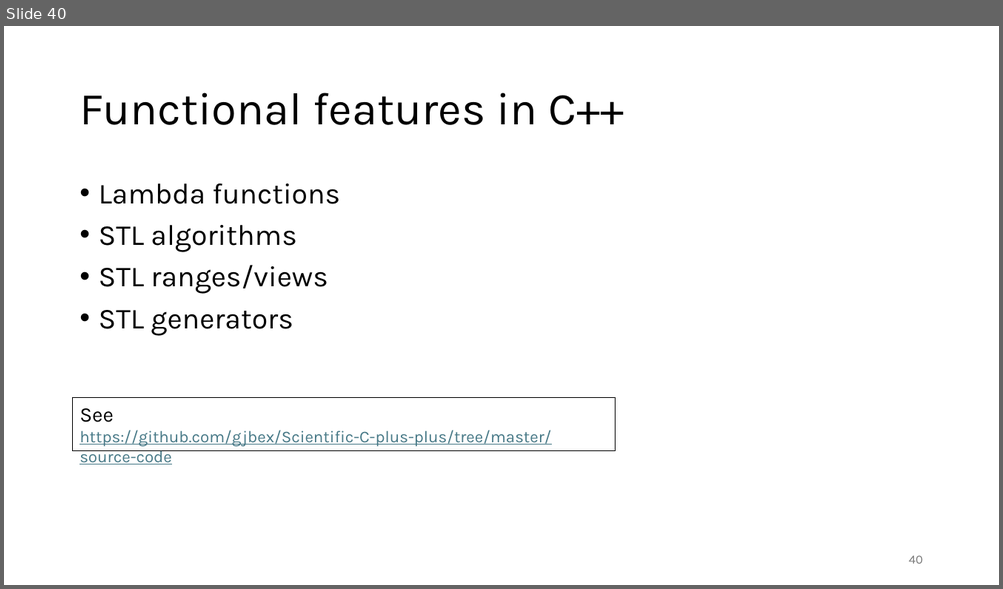
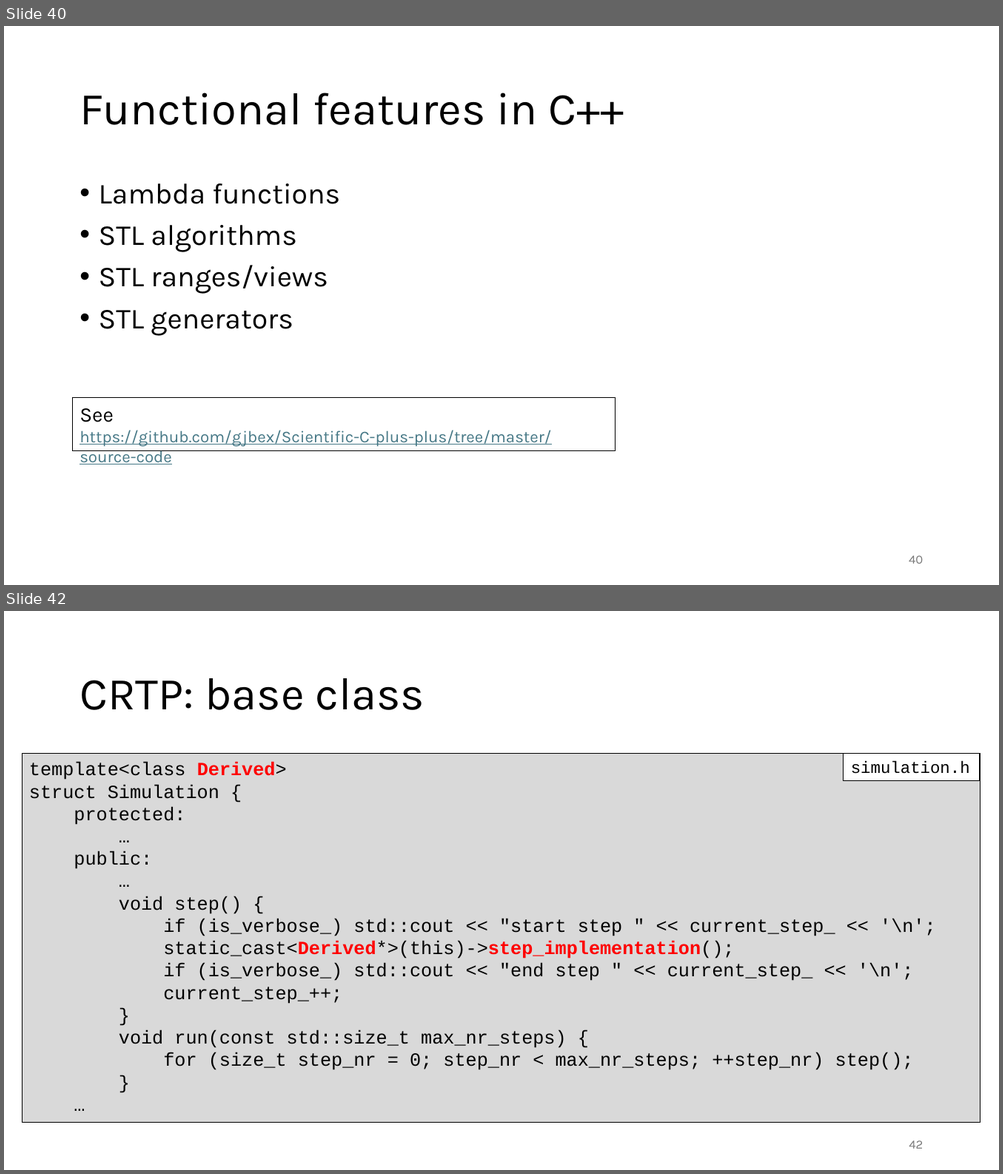
Before and after one commit to gjbex/C-plus-plus-software-engineering, a slide deck: cpp_software_engineering.pptx. Shown one above the other, each under a label of ours: slide 40 before the commit, slides 40 and 42 after it; the slides between them are not shown. The pictures are 1003x589 and 1003x1174 pixels, drawn with LibreOffice and Linux fonts; fonts in the diff are those of the drawing. Boxes give left, top, right and bottom in pixels: in the first picture for what was removed or moved away, otherwise in the second. Text is boxed around its words. In the diff, an @@ line names an element or a change of style, - is before the commit and + after.

Commit message:
Add slides on CRTP

```diff
--- a/cpp_software_engineering.pptx
+++ b/cpp_software_engineering.pptx
@@ slide 42 added at [4,611,999,1170], background #FFFFFF @@
@@ title added at [79,678,424,710], 44 pt, text #000000 @@
+CRTP: base class
@@ rectangle added at [22,754,981,1123], fill #D9D9D9, outline #000000 0.75 pt, 18 pt, text #000000 @@
+template<class Derived>
+struct Simulation {
+protected:
+…
+public:
+…
+void step() {
+if (is_verbose_) std::cout << "start step " << current_step_ << '\n';
+static_cast<Derived*>(this)->step_implementation();
+if (is_verbose_) std::cout << "end step " << current_step_ << '\n';
+current_step_++;
+}
+void run(const std::size_t max_nr_steps) {
+for (size_t step_nr = 0; step_nr < max_nr_steps; ++step_nr) step();
+}
+…
@@ rectangle added at [843,754,979,781], fill #FFFFFF, outline #000000 0.75 pt, 16 pt, text #000000 @@
+simulation.h
@@ page number added at [908,1141,922,1149], 12 pt, text #797979 @@
+42
```
Also in this commit, not shown: 1 slide changed, 4 other slides added.
